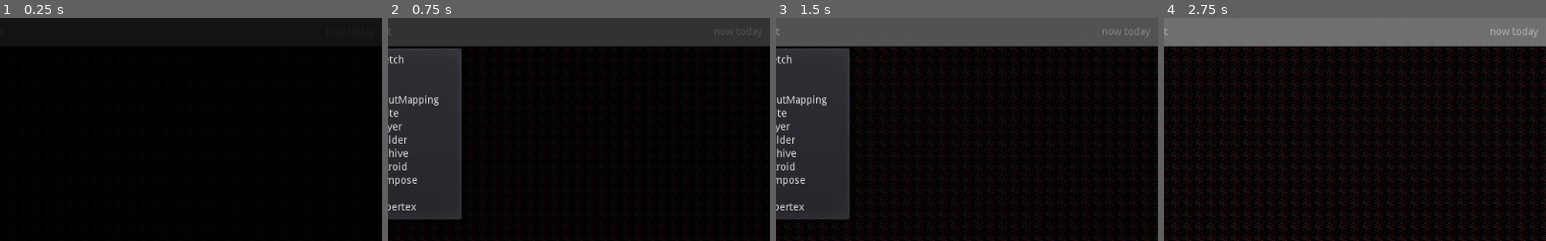
Above: before the commit, frames 1-4 (left to right).
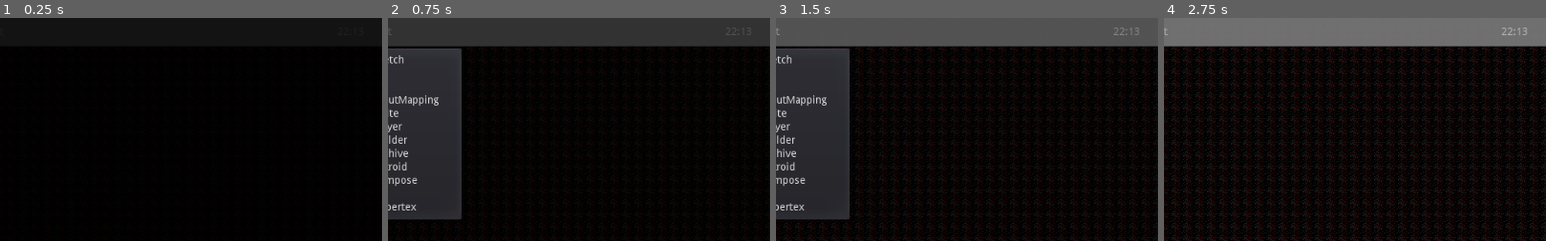
Above: after the commit, the same moments.

Repository: flurick/gdt
Game: Godot game, scene res://Desk.tscn
The game is run twice, just before and just after one commit, with the same random seed, the same clock (stepped at 60 frames per second) and the same inputs.
Inputs:
- Up to frame 1 (0.25 s): no input
- Up to frame 2 (0.75 s): click "Start" at 0.5 s
- Up to frame 3 (1.5 s): click "Start" at 1.25 s
- Up to frame 4 (2.75 s): click "now today" (after the commit: "22:13") at 2 s
The pictures show only the part of the screen within x 4-54%, y 0-50%; the shares and areas given below are measured in that part.

The runs differ from the first frame. In frame 2, less than 0.1% of the frame differs, in the area x 85-98%, y 4-8%; in frame 3, 0.1%; in frame 4, 0.2%, in the area x 85-98%, y 3-9%.

Commit message:
Activate clock control

Diff:
--- a/Controls/Clock.widget.tscn
+++ b/Controls/Clock.widget.tscn
@@ -13,6 +13,7 @@
 func _on_Timer_timeout():
 	var the = OS.get_datetime()
 #	text = str( the.hour, \":\", the.minute, \":\", the.second, \" \", day_of[the.weekday].substr(0,3), \" the \", the.day, \"th of \", month_of[the.month].substr(0,3) )
+	text = str( the.hour, \":\", the.minute )
 "
 
 [node name="Clock" type="Button"]
@@ -28,5 +29,4 @@
 [node name="Timer" type="Timer" parent="."]
 pause_mode = 2
 autostart = true
-
 [connection signal="timeout" from="Timer" to="." method="_on_Timer_timeout"]
